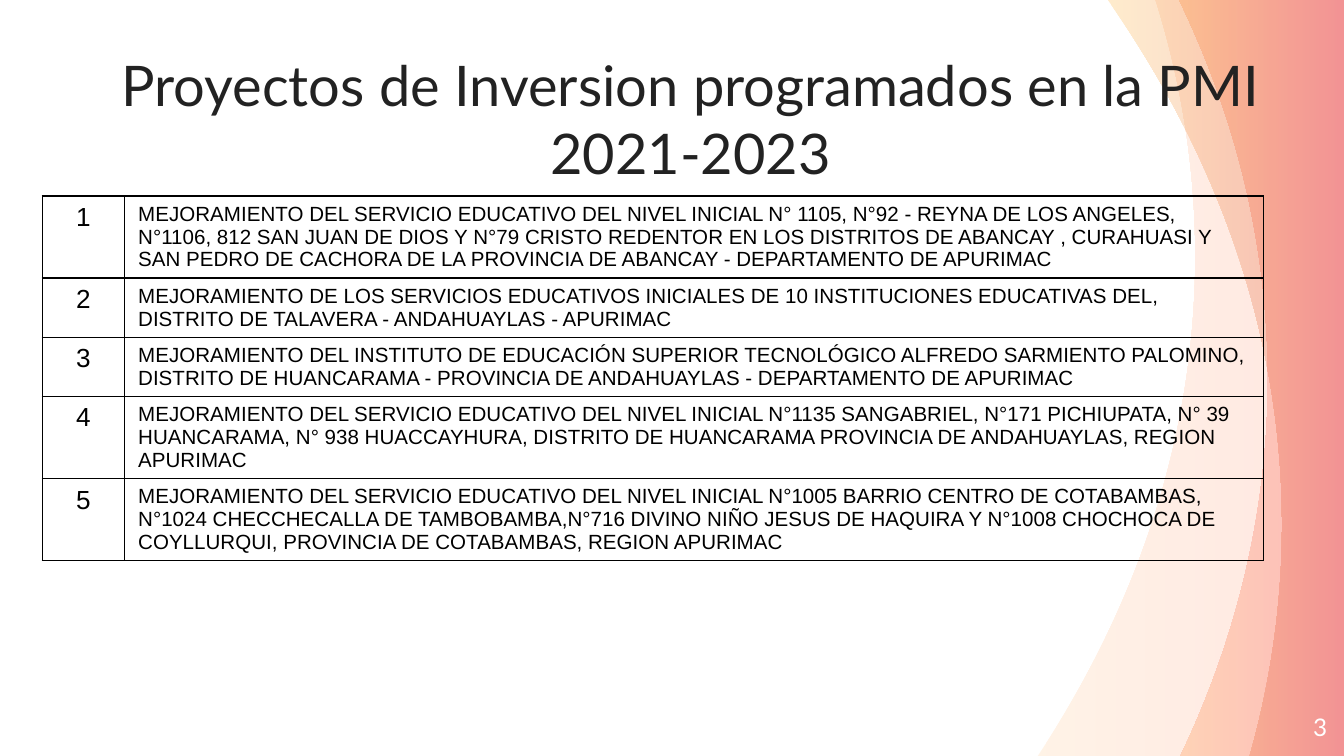
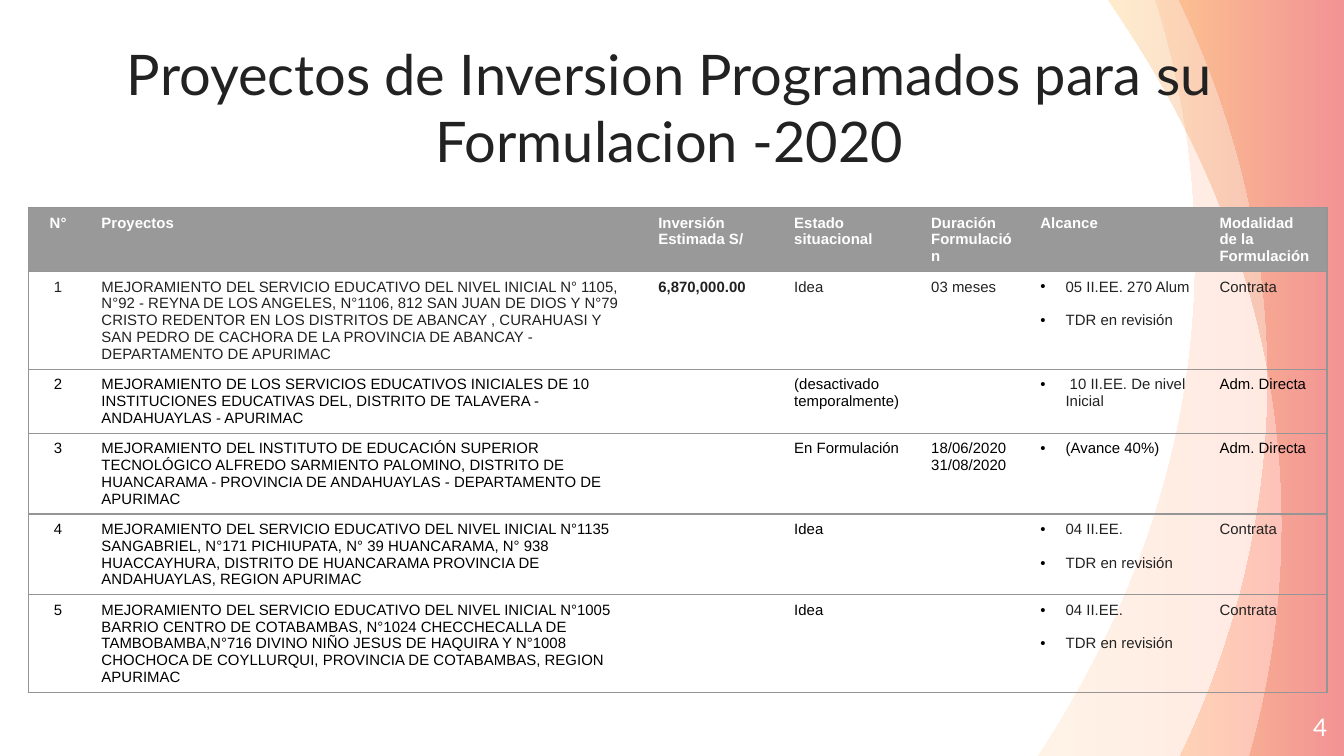
Before and after one commit to ORFEI-GRAP/Gestion-ORFEI, a slide deck: slide 4 of Proyectos Funcion Educacion.pptx (slide 3 before the commit). Drawn at 1344x756 pixels with LibreOffice and Linux fonts; fonts in the diff are those of the drawing. Boxes give left, top, right and bottom in pixels: in the first picture for what was removed or moved away, otherwise in the second. Text is boxed around its words. In the diff, an @@ line names an element or a change of style, - is before the commit and + after.

```diff
--- a/Proyectos Funcion Educacion.pptx
+++ b/Proyectos Funcion Educacion.pptx
@@ title at <box>127,47,1211,163</box>: text changed @@
-Proyectos de Inversion programados en la PMI 2021-2023
+Proyectos de Inversion Programados para su Formulacion -2020
@@ table at <box>28,208,1327,719</box> @@
-1 | MEJORAMIENTO DEL SERVICIO EDUCATIVO DEL NIVEL INICIAL N° 1105, N°92 - REYNA DE LOS ANGELES, N°1106, 812 SAN JUAN DE DIOS Y N°79 CRISTO REDENTOR EN LOS DISTRITOS DE ABANCAY , CURAHUASI Y SAN PEDRO DE CACHORA DE LA PROVINCIA DE ABANCAY - DEPARTAMENTO DE APURIMAC
-2 | MEJORAMIENTO DE LOS SERVICIOS EDUCATIVOS INICIALES DE 10 INSTITUCIONES EDUCATIVAS DEL, DISTRITO DE TALAVERA - ANDAHUAYLAS - APURIMAC
-3 | MEJORAMIENTO DEL INSTITUTO DE EDUCACIÓN SUPERIOR TECNOLÓGICO ALFREDO SARMIENTO PALOMINO, DISTRITO DE HUANCARAMA - PROVINCIA DE ANDAHUAYLAS - DEPARTAMENTO DE APURIMAC
-4 | MEJORAMIENTO DEL SERVICIO EDUCATIVO DEL NIVEL INICIAL N°1135 SANGABRIEL, N°171 PICHIUPATA, N° 39 HUANCARAMA, N° 938 HUACCAYHURA, DISTRITO DE HUANCARAMA PROVINCIA DE ANDAHUAYLAS, REGION APURIMAC
-5 | MEJORAMIENTO DEL SERVICIO EDUCATIVO DEL NIVEL INICIAL N°1005 BARRIO CENTRO DE COTABAMBAS, N°1024 CHECCHECALLA DE TAMBOBAMBA,N°716 DIVINO NIÑO JESUS DE HAQUIRA Y N°1008 CHOCHOCA DE COYLLURQUI, PROVINCIA DE COTABAMBAS, REGION APURIMAC
+N° | Proyectos | Inversión Estimada S/ | Estado situacional | Duración Formulación | Alcance | Modalidad de la Formulación
+1 | MEJORAMIENTO DEL SERVICIO EDUCATIVO DEL NIVEL INICIAL N° 1105, N°92 - REYNA DE LOS ANGELES, N°1106, 812 SAN JUAN DE DIOS Y N°79 CRISTO REDENTOR EN LOS DISTRITOS DE ABANCAY , CURAHUASI Y SAN PEDRO DE CACHORA DE LA PROVINCIA DE ABANCAY - DEPARTAMENTO DE APURIMAC | 6,870,000.00 | Idea | 03 meses | 05 II.EE. 270 Alum / TDR en revisión | Contrata
+2 | MEJORAMIENTO DE LOS SERVICIOS EDUCATIVOS INICIALES DE 10 INSTITUCIONES EDUCATIVAS DEL, DISTRITO DE TALAVERA - ANDAHUAYLAS - APURIMAC |  | (desactivado temporalmente) |  | 10 II.EE. De nivel Inicial | Adm. Directa
+3 | MEJORAMIENTO DEL INSTITUTO DE EDUCACIÓN SUPERIOR TECNOLÓGICO ALFREDO SARMIENTO PALOMINO, DISTRITO DE HUANCARAMA - PROVINCIA DE ANDAHUAYLAS - DEPARTAMENTO DE APURIMAC |  | En Formulación | 18/06/2020 / 31/08/2020 | (Avance 40%) | Adm. Directa
+4 | MEJORAMIENTO DEL SERVICIO EDUCATIVO DEL NIVEL INICIAL N°1135 SANGABRIEL, N°171 PICHIUPATA, N° 39 HUANCARAMA, N° 938 HUACCAYHURA, DISTRITO DE HUANCARAMA PROVINCIA DE ANDAHUAYLAS, REGION APURIMAC |  | Idea |  | 04 II.EE. / TDR en revisión | Contrata
+5 | MEJORAMIENTO DEL SERVICIO EDUCATIVO DEL NIVEL INICIAL N°1005 BARRIO CENTRO DE COTABAMBAS, N°1024 CHECCHECALLA DE TAMBOBAMBA,N°716 DIVINO NIÑO JESUS DE HAQUIRA Y N°1008 CHOCHOCA DE COYLLURQUI, PROVINCIA DE COTABAMBAS, REGION APURIMAC |  | Idea |  | 04 II.EE. / TDR en revisión | Contrata
@@ table: place and size @@
-table at <box>42,196,1262,583</box>
+table at <box>28,208,1327,719</box>
@@ page number at <box>1313,718,1327,736</box>: text changed @@
-3
+4
```
Also in this commit, not shown: 2 other slides changed, 1 slide added, 3 other files.
